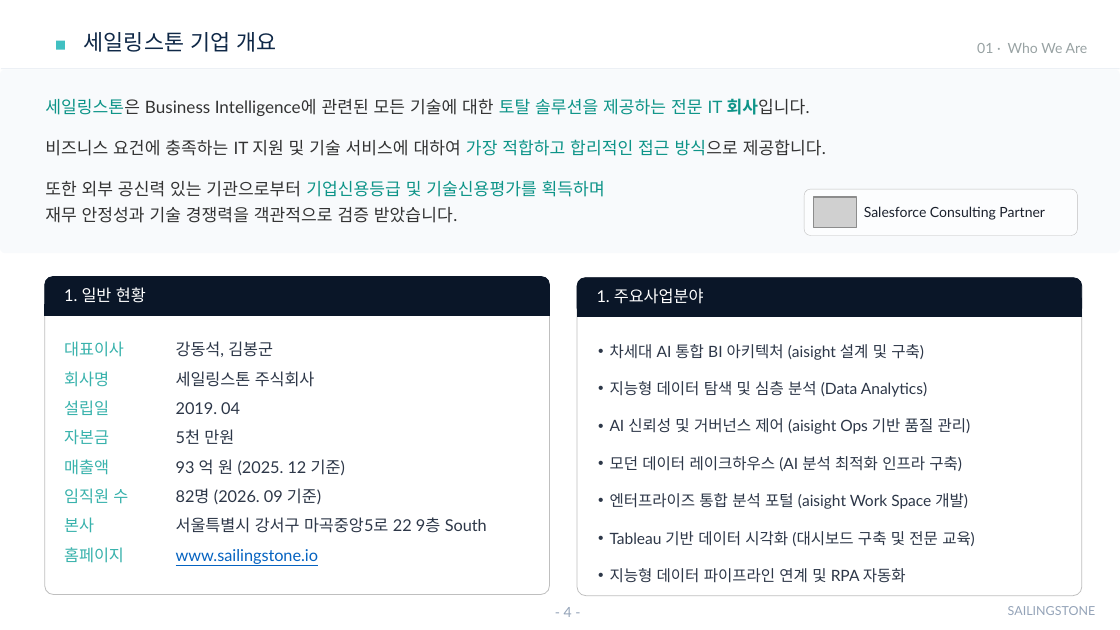
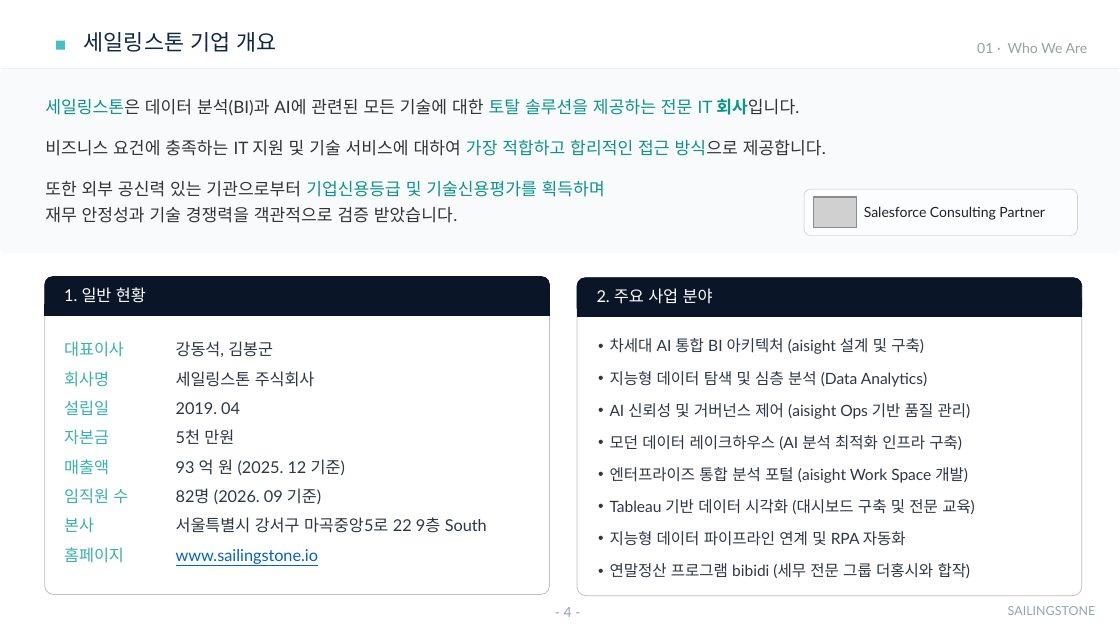
Before and after one commit to sellect-team/doc, a slide deck: slide 4 of docs/company/_source/company-intro-2026.pptx. Drawn at 1120x630 pixels with LibreOffice and Linux fonts; fonts in the diff are those of the drawing; grey boxes stand for pictures. Boxes give left, top, right and bottom in pixels: in the first picture for what was removed or moved away, otherwise in the second. Text is boxed around its words. In the diff, an @@ line names an element or a change of style, - is before the commit and + after.

```diff
--- a/docs/company/_source/company-intro-2026.pptx
+++ b/docs/company/_source/company-intro-2026.pptx
@@ text at box(45, 98, 799, 116): text changed @@
-세일링스톤은 Business Intelligence에 관련된 모든 기술에 대한 토탈 솔루션을 제공하는 전문 IT 회사입니다.
+세일링스톤은 데이터 분석(BI)과 AI에 관련된 모든 기술에 대한 토탈 솔루션을 제공하는 전문 IT 회사입니다.
@@ text at box(597, 288, 713, 304): text changed @@
-1. 주요사업분야
+2. 주요 사업 분야
@@ text at box(610, 338, 975, 546): line spacing 2 to 1.72 @@
@@ text at box(610, 563, 971, 578): paragraph added @@
+• 연말정산 프로그램 bibidi (세무 전문 그룹 더홍시와 합작)
```
Also in this commit, not shown: 4 other slides changed, 2 slides added, 1 slide removed, 16 other files.
